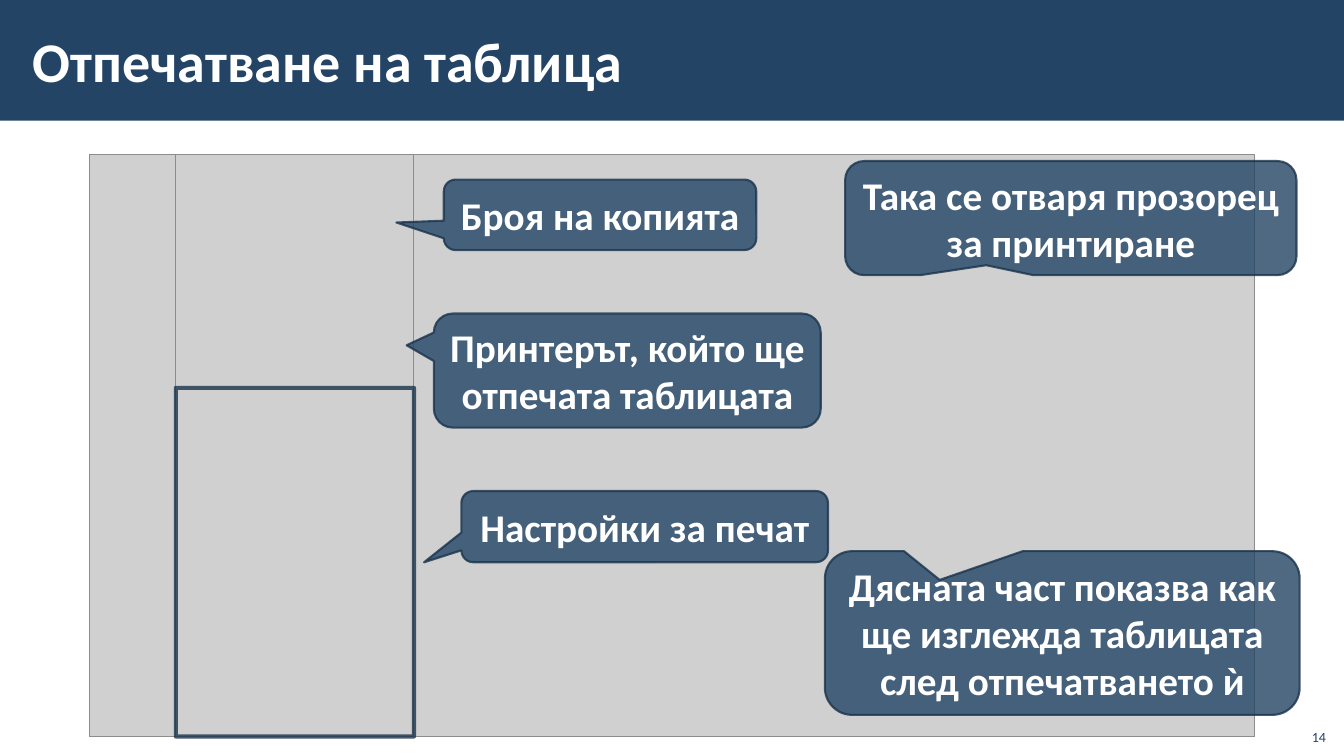
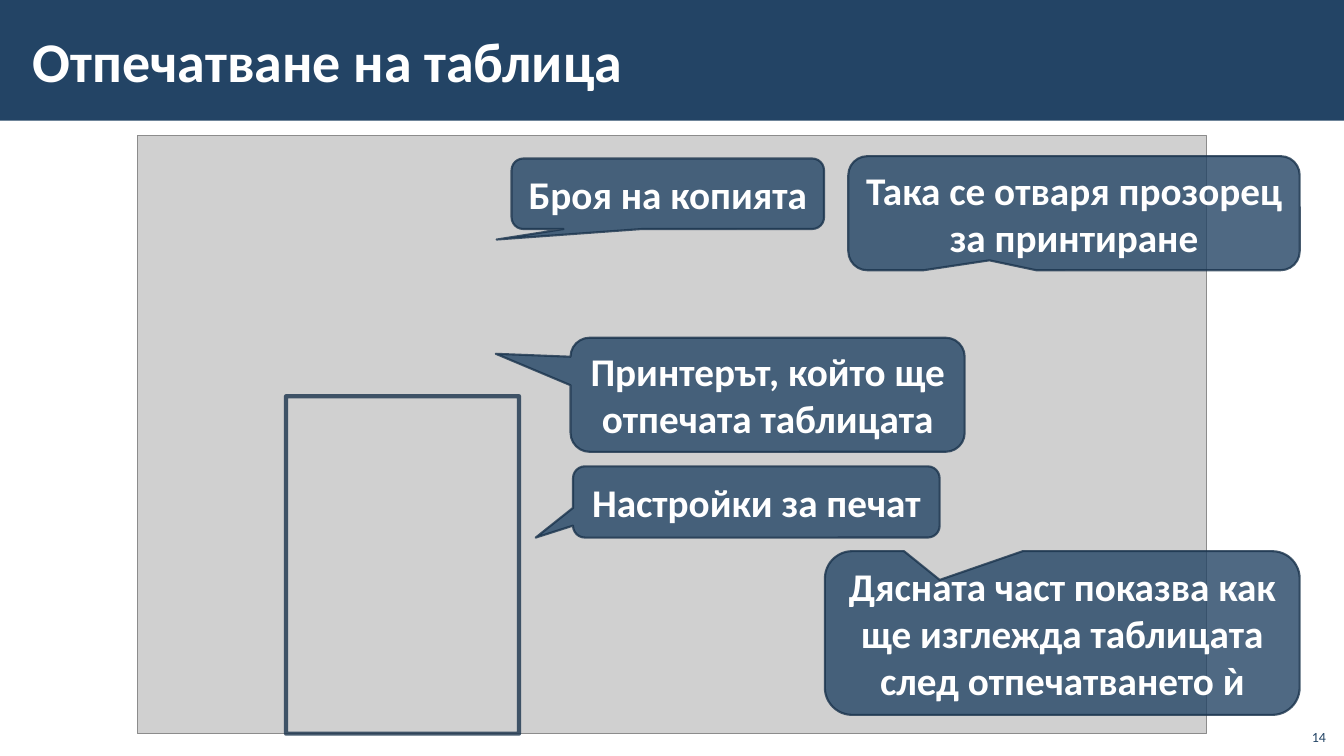
Before and after one commit to BG-IT-Edu/School-Programming, a slide deck: slide 14 of Courses/Computer-Modeling-and-IT/Computer-Modeling-and-IT-6-Class/11-Print-Table/11-Print-Table.pptx. Drawn at 1344x756 pixels with LibreOffice and Linux fonts; fonts in the diff are those of the drawing; grey boxes stand for pictures; background and template pictures are left out. Boxes give left, top, right and bottom in pixels: in the first picture for what was removed or moved away, otherwise in the second. Text is boxed around its words. In the diff, an @@ line names an element or a change of style, - is before the commit and + after.

```diff
--- a/Courses/Computer-Modeling-and-IT/Computer-Modeling-and-IT-6-Class/11-Print-Table/11-Print-Table.pptx
+++ b/Courses/Computer-Modeling-and-IT/Computer-Modeling-and-IT-6-Class/11-Print-Table/11-Print-Table.pptx
@@ picture: place and size @@
-picture at [89,155,1254,737]
+picture at [137,136,1207,734]
@@ picture removed at [176,155,414,737] @@
@@ rounded speech box "Броя на копията": place and size @@
-rounded speech box "Броя на копията" at [444,179,756,250]
+rounded speech box "Броя на копията" at [511,158,824,229]
@@ rounded speech box "Броя на копията" at [511,158,824,229]: proportions changed @@
@@ rounded speech box "Така се отваря прозорец за ...": place and size @@
-rounded speech box "Така се отваря прозорец за ..." at [845,161,1297,275]
+rounded speech box "Така се отваря прозорец за ..." at [849,156,1301,270]
@@ rounded speech box "Принтерът, който ще отпечата таблицата" at [571,338,965,452]: proportions changed @@
@@ rounded speech box "Принтерът, който ще отпечата таблицата": place and size @@
-rounded speech box "Принтерът, който ще отпечата таблицата" at [434,314,821,427]
+rounded speech box "Принтерът, който ще отпечата таблицата" at [571,338,965,452]
@@ rectangle: place and size @@
-rectangle at [176,388,414,737]
+rectangle at [286,396,519,734]
@@ rounded speech box "Настройки за печат": place and size @@
-rounded speech box "Настройки за печат" at [462,491,829,563]
+rounded speech box "Настройки за печат" at [573,467,940,538]
```
Also in this commit, not shown: 6 other slides changed.
